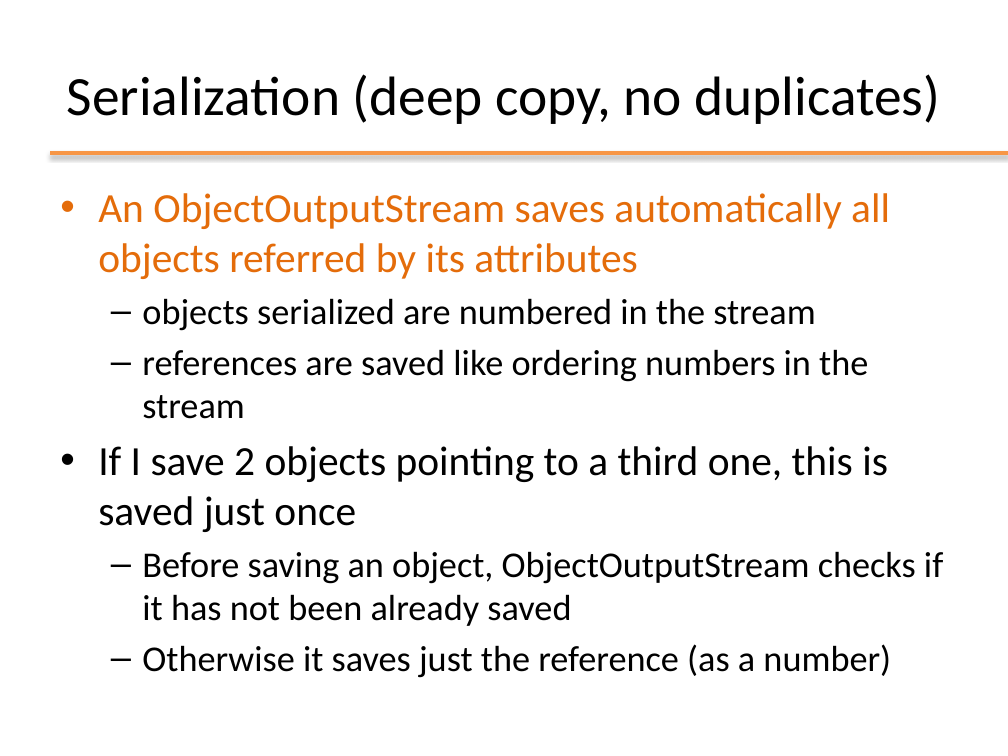
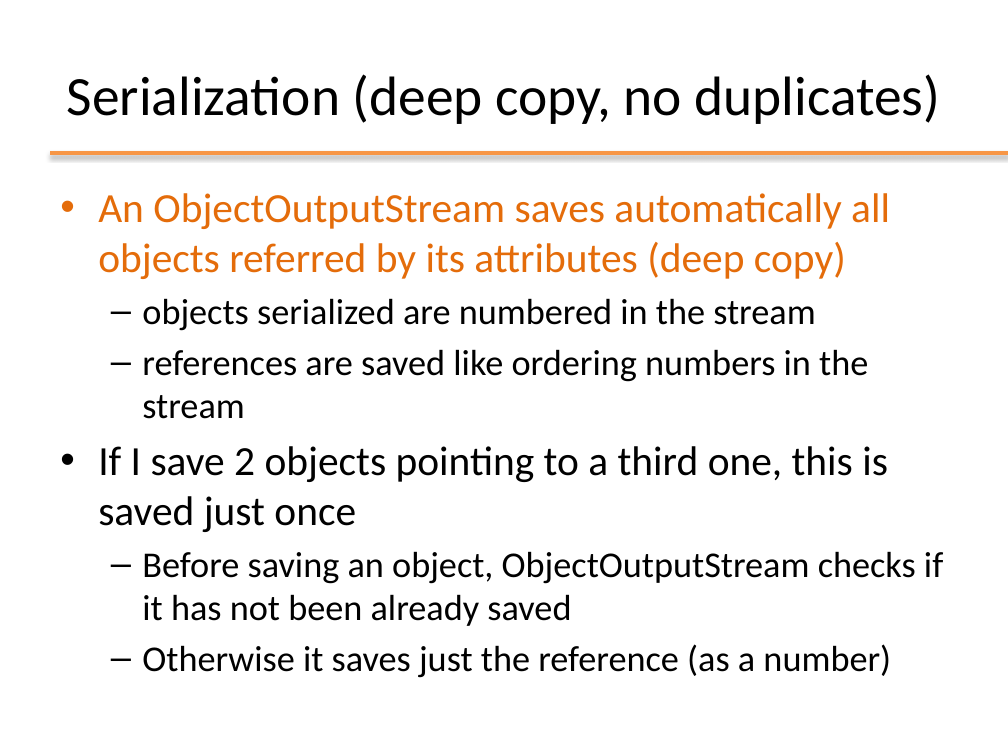
Before and after one commit to Andrea99-beep/ooprogramming, a slide deck: slide 21 of slides/ppt/10_IO.pptx (slide 24 before the commit). Drawn at 1008x756 pixels with LibreOffice and Linux fonts; fonts in the diff are those of the drawing; background and template pictures are left out. Boxes give left, top, right and bottom in pixels: in the first picture for what was removed or moved away, otherwise in the second. Text is boxed around its words. In the diff, an @@ line names an element or a change of style, - is before the commit and + after.

```diff
--- a/slides/ppt/10_IO.pptx
+++ b/slides/ppt/10_IO.pptx
@@ text at box(98, 193, 890, 279): text changed @@
-• An ObjectOutputStream saves automatically all objects referred by its attributes
+• An ObjectOutputStream saves automatically all objects referred by its attributes (deep copy)
```
Also in this commit, not shown: 12 other slides changed, 2 slides removed, 35 other files.
